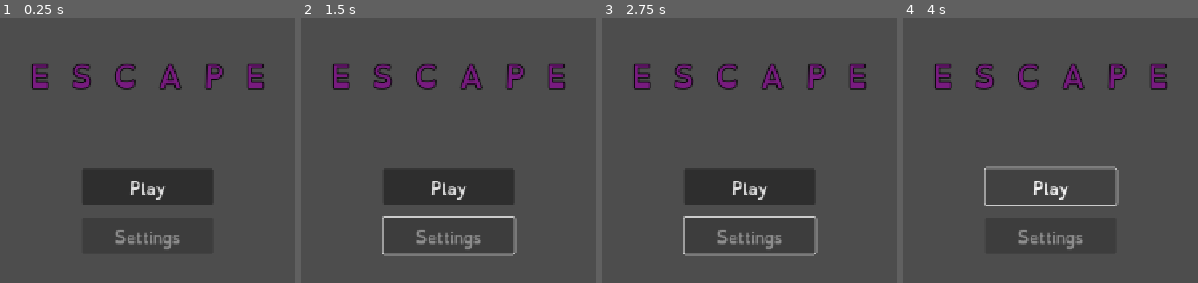
Above: before the commit, frames 1-4 (left to right).
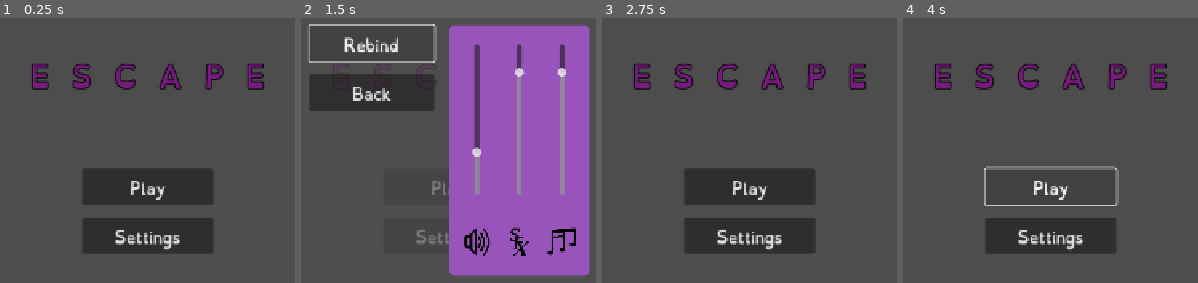
Above: after the commit, the same moments.

Repository: ArtemisMattle/escape
Game: Godot game, scene res://scenes/menu.tscn
The game is run twice, just before and just after one commit, with the same random seed, the same clock (stepped at 60 frames per second) and the same inputs.
Inputs (mouse positions are in pixels of both pictures, inside the frame that each line leads up to):
- Up to frame 1 (0.25 s): no input
- Up to frame 2 (1.5 s): click (448, 235) at 0.5 s, where only the run after the commit has a clickable "Settings"; click (371, 41) at 1.25 s, where only the run after the commit has a clickable "Rebind"
- Up to frame 3 (2.75 s): click (672, 92) at 2 s, where only the run after the commit has a clickable "Back"
- Up to frame 4 (4 s): click "Play" at 2.75 s; click "Play" at 3.5 s

The runs differ from the first frame. In frame 1, 0.5% of the frame differs, in the area x 38-62%, y 80-88%; in frame 2, 53%, in the area x 2-98%, y 2-98%; in frame 3, 1.6%; in frame 4, 0.5%.

Commit message:
settings menu and volume controlls

Diff:
--- a/assets/themes/main_theme.tres
+++ b/assets/themes/main_theme.tres
@@ -6,6 +6,7 @@
 [resource]
 Button/font_sizes/font_size = 24
 Button/fonts/font = ExtResource("1_3f3va")
+HBoxContainer/constants/separation = 24
 Label/colors/font_color = Color(0.469064, 0.105588, 0.499287, 1)
 Label/constants/outline_size = 7
 Label/font_sizes/font_size = 24
--- /dev/null
+++ b/default_bus_layout.tres
@@ -0,0 +1,16 @@
+[gd_resource type="AudioBusLayout" format=3 uid="uid://dykew28ia7f3b"]
+
+[resource]
+bus/0/volume_db = -9.92555
+bus/1/name = &"music"
+bus/1/solo = false
+bus/1/mute = false
+bus/1/bypass_fx = false
+bus/1/volume_db = 0.0
+bus/1/send = &"Master"
+bus/2/name = &"sfx"
+bus/2/solo = false
+bus/2/mute = false
+bus/2/bypass_fx = false
+bus/2/volume_db = 0.0
+bus/2/send = &"Master"
--- a/project.godot
+++ b/project.godot
@@ -14,6 +14,11 @@
 run/main_scene="uid://bq0w0hygnhwwx"
 config/features=PackedStringArray("4.4", "GL Compatibility")
 config/icon="res://icon.svg"
+
+[autoload]
+
+AudioHandler="*res://scripts/audioHandler.gd"
+MusicPlayer="*res://scenes/music_player.tscn"
 
 [display]
 
--- a/scenes/enemies/lumberjack.tscn
+++ b/scenes/enemies/lumberjack.tscn
@@ -709,7 +709,7 @@
 [node name="backleg" type="Bone2D" parent="Skeleton2D/base"]
 position = Vector2(31, -4.99988)
 rotation = 0.534417
-scale = Vector2(0.99986, 0.99986)
+scale = Vector2(0.999859, 0.999859)
 rest = Transform2D(1, 0, 0, 1, 31, -5)
 
 [node name="RemoteTransform2D" type="RemoteTransform2D" parent="Skeleton2D/base/backleg"]
@@ -742,29 +742,29 @@
 modulate = Color(0.585062, 0.585062, 0.585062, 1)
 
 [node name="Foot" type="Sprite2D" parent="sprites/beckleg"]
-position = Vector2(-121.869, -38.963)
-rotation = 0.0274343
+position = Vector2(19.3237, -27.4779)
+rotation = -0.0845368
 scale = Vector2(1.00031, 1.00031)
 texture = ExtResource("3_nl1d6")
 offset = Vector2(20, -216)
 
 [node name="Shin" type="Sprite2D" parent="sprites/beckleg"]
-position = Vector2(4.72955, -147.268)
-rotation = 0.469199
+position = Vector2(84.285, -180.896)
+rotation = 0.00661956
 scale = Vector2(0.999716, 0.999716)
 texture = ExtResource("4_5qet6")
 offset = Vector2(-50, -66)
 
 [node name="Leg" type="Sprite2D" parent="sprites/beckleg"]
-position = Vector2(3.5325, -289.429)
-rotation = 0.835718
-scale = Vector2(0.99986, 0.99986)
+position = Vector2(-1.20375, -294.486)
+rotation = 0.198972
+scale = Vector2(0.999859, 0.999859)
 texture = ExtResource("5_tbmx0")
 offset = Vector2(60, 31)
 
 [node name="Body" type="Sprite2D" parent="sprites"]
-position = Vector2(3.5325, -290.429)
-rotation = -0.0137695
+position = Vector2(-1.20376, -295.486)
+rotation = -0.0126191
 scale = Vector2(0.999771, 0.999771)
 texture = ExtResource("2_828dv")
 offset = Vector2(60, 31)
@@ -787,22 +787,22 @@
 offset = Vector2(-98, 80)
 
 [node name="Foot" type="Sprite2D" parent="sprites"]
-position = Vector2(72.6262, -34.8096)
-rotation = 0.00747951
+position = Vector2(-71.9563, -74.8174)
+rotation = 0.0263212
 scale = Vector2(1.00885, 1.00885)
 texture = ExtResource("3_nl1d6")
 offset = Vector2(20, -216)
 
 [node name="Shin" type="Sprite2D" parent="sprites"]
-position = Vector2(114.453, -195.529)
-rotation = -0.139302
+position = Vector2(66.8098, -166.055)
+rotation = 0.595271
 scale = Vector2(0.999676, 0.999676)
 texture = ExtResource("4_5qet6")
 offset = Vector2(-50, -66)
 
 [node name="Leg" type="Sprite2D" parent="sprites"]
-position = Vector2(3.53252, -289.429)
-rotation = -0.0230489
+position = Vector2(-1.20374, -294.486)
+rotation = 0.358237
 scale = Vector2(0.999839, 0.999839)
 texture = ExtResource("5_tbmx0")
 offset = Vector2(60, 31)
--- a/scenes/menu.tscn
+++ b/scenes/menu.tscn
@@ -1,8 +1,11 @@
-[gd_scene load_steps=2 format=3 uid="uid://bq0w0hygnhwwx"]
+[gd_scene load_steps=4 format=3 uid="uid://bq0w0hygnhwwx"]
 
+[ext_resource type="Script" uid="uid://bpg0j2l6mfdpb" path="res://scripts/menu.gd" id="1_con2f"]
 [ext_resource type="Theme" uid="uid://bftts3ali82xb" path="res://assets/themes/main_theme.tres" id="1_yqeox"]
+[ext_resource type="PackedScene" uid="uid://os3vfshqhret" path="res://scenes/settings.tscn" id="2_vjb58"]
 
 [node name="menu" type="Node2D"]
+script = ExtResource("1_con2f")
 
 [node name="edge" type="MarginContainer" parent="."]
 offset_right = 1280.0
@@ -38,6 +41,10 @@
 custom_minimum_size = Vector2(210, 42)
 layout_mode = 2
 size_flags_horizontal = 4
-disabled = true
 text = "Settings
 "
+
+[node name="Settings" parent="." instance=ExtResource("2_vjb58")]
+visible = false
+
+[connection signal="pressed" from="edge/centerer/stack/settings" to="." method="_on_settings_pressed"]
--- /dev/null
+++ b/scenes/music_player.tscn
@@ -0,0 +1,9 @@
+[gd_scene load_steps=2 format=3 uid="uid://dmaipxij0jctt"]
+
+[ext_resource type="AudioStream" uid="uid://b5uyfvjdggtj4" path="res://assets/audio/Escape Game Loop.mp3" id="1_jxdhu"]
+
+[node name="musicPlayer" type="AudioStreamPlayer"]
+stream = ExtResource("1_jxdhu")
+autoplay = true
+stream_paused = true
+bus = &"music"
--- a/scenes/settings.tscn
+++ b/scenes/settings.tscn
@@ -1,6 +1,11 @@
-[gd_scene load_steps=2 format=3 uid="uid://os3vfshqhret"]
+[gd_scene load_steps=5 format=3 uid="uid://os3vfshqhret"]
 
 [ext_resource type="Theme" uid="uid://bftts3ali82xb" path="res://assets/themes/main_theme.tres" id="1_5p8wc"]
+[ext_resource type="Script" uid="uid://bb5w6ntltxke5" path="res://scripts/settings.gd" id="2_6wm04"]
+[ext_resource type="PackedScene" uid="uid://j4r1mqf56076" path="res://scenes/volume.tscn" id="2_r6d6q"]
+
+[sub_resource type="StyleBoxFlat" id="StyleBoxFlat_6wm04"]
+bg_color = Color(0.309804, 0.309804, 0.309804, 0.698039)
 
 [node name="Settings" type="Control"]
 layout_mode = 3
@@ -10,21 +15,35 @@
 grow_horizontal = 2
 grow_vertical = 2
 theme = ExtResource("1_5p8wc")
+script = ExtResource("2_6wm04")
 
 [node name="CenterContainer" type="CenterContainer" parent="."]
 layout_mode = 0
 offset_right = 1280.0
 offset_bottom = 720.0
 
-[node name="VBoxContainer" type="VBoxContainer" parent="CenterContainer"]
+[node name="background" type="Panel" parent="CenterContainer"]
+custom_minimum_size = Vector2(1000, 600)
+layout_mode = 2
+theme_override_styles/panel = SubResource("StyleBoxFlat_6wm04")
+
+[node name="HBoxContainer" type="HBoxContainer" parent="CenterContainer"]
 layout_mode = 2
 
-[node name="rebind" type="Button" parent="CenterContainer/VBoxContainer"]
+[node name="VBoxContainer" type="VBoxContainer" parent="CenterContainer/HBoxContainer"]
+layout_mode = 2
+
+[node name="rebind" type="Button" parent="CenterContainer/HBoxContainer/VBoxContainer"]
 custom_minimum_size = Vector2(200, 42)
 layout_mode = 2
 text = "Rebind"
 
-[node name="back" type="Button" parent="CenterContainer/VBoxContainer"]
+[node name="back" type="Button" parent="CenterContainer/HBoxContainer/VBoxContainer"]
 custom_minimum_size = Vector2(200, 42)
 layout_mode = 2
 text = "Back"
+
+[node name="volume" parent="CenterContainer/HBoxContainer" instance=ExtResource("2_r6d6q")]
+layout_mode = 2
+
+[connection signal="pressed" from="CenterContainer/HBoxContainer/VBoxContainer/back" to="." method="_on_back_pressed"]
--- a/scenes/test_lvl.tscn
+++ b/scenes/test_lvl.tscn
@@ -1,7 +1,8 @@
-[gd_scene load_steps=9 format=4 uid="uid://c7eyb8qjjplq1"]
+[gd_scene load_steps=10 format=4 uid="uid://c7eyb8qjjplq1"]
 
 [ext_resource type="Texture2D" uid="uid://p7qh24r0183m" path="res://assets/tiles/testTile.png" id="1_n1f72"]
 [ext_resource type="PackedScene" uid="uid://cjd4r0df4v6sa" path="res://scenes/beryl_bubblegum.tscn" id="2_ar2xt"]
+[ext_resource type="Shader" uid="uid://dyd154lg3obsp" path="res://shaders/testCobble.gdshader" id="2_vrbj3"]
 [ext_resource type="Texture2D" uid="uid://b056w8e0ps0cu" path="res://assets/tiles/cobbleTest.png" id="2_xfjps"]
 
 [sub_resource type="TileSetAtlasSource" id="TileSetAtlasSource_xfjps"]
@@ -17,6 +18,7 @@
 sources/0 = SubResource("TileSetAtlasSource_xfjps")
 
 [sub_resource type="ShaderMaterial" id="ShaderMaterial_vrbj3"]
+shader = ExtResource("2_vrbj3")
 
 [sub_resource type="TileSetAtlasSource" id="TileSetAtlasSource_iu4s3"]
 texture = ExtResource("2_xfjps")
--- /dev/null
+++ b/scenes/volume.tscn
@@ -0,0 +1,131 @@
+[gd_scene load_steps=10 format=3 uid="uid://j4r1mqf56076"]
+
+[ext_resource type="Theme" uid="uid://bftts3ali82xb" path="res://assets/themes/main_theme.tres" id="1_mch7p"]
+[ext_resource type="Texture2D" uid="uid://dp6pibeij35ll" path="res://assets/uiElements/soundMaster.png" id="3_gocru"]
+[ext_resource type="Script" uid="uid://ovuhoh17sxno" path="res://scripts/volume.gd" id="3_kniqo"]
+[ext_resource type="Texture2D" uid="uid://l8aau5eghnco" path="res://assets/uiElements/soundMasterMute.png" id="4_wv35w"]
+[ext_resource type="Texture2D" uid="uid://bte04y0h23rjq" path="res://assets/uiElements/soundSFX.png" id="5_1ohds"]
+[ext_resource type="Texture2D" uid="uid://dfaw6gbucwm4c" path="res://assets/uiElements/soundSFXMute.png" id="6_lhf5r"]
+[ext_resource type="Texture2D" uid="uid://hd4s2l712hk7" path="res://assets/uiElements/soundMusic.png" id="7_d5iur"]
+[ext_resource type="Texture2D" uid="uid://drui2qn0od40n" path="res://assets/uiElements/soundMusicMute.png" id="8_fqi84"]
+
+[sub_resource type="StyleBoxFlat" id="StyleBoxFlat_mch7p"]
+bg_color = Color(0.6, 0.329412, 0.737255, 1)
+corner_radius_top_left = 8
+corner_radius_top_right = 8
+corner_radius_bottom_right = 8
+corner_radius_bottom_left = 8
+
+[node name="volume" type="PanelContainer"]
+custom_minimum_size = Vector2(0, 400)
+mouse_filter = 1
+theme = ExtResource("1_mch7p")
+theme_override_styles/panel = SubResource("StyleBoxFlat_mch7p")
+script = ExtResource("3_kniqo")
+
+[node name="volume" type="HBoxContainer" parent="."]
+layout_mode = 2
+theme_override_constants/separation = 20
+
+[node name="spacer" type="Control" parent="volume"]
+layout_mode = 2
+
+[node name="audioMaster" type="VBoxContainer" parent="volume"]
+layout_mode = 2
+
+[node name="masterSpace" type="Container" parent="volume/audioMaster"]
+custom_minimum_size = Vector2(0, 10)
+layout_mode = 2
+
+[node name="volume" type="VSlider" parent="volume/audioMaster" groups=["buttonHover"]]
+layout_mode = 2
+size_flags_horizontal = 1
+size_flags_vertical = 3
+mouse_filter = 1
+max_value = 1.2
+step = 0.001
+value = 1.0
+
+[node name="masterSpace2" type="Container" parent="volume/audioMaster"]
+custom_minimum_size = Vector2(0, 10)
+layout_mode = 2
+
+[node name="masterMute" type="TextureButton" parent="volume/audioMaster"]
+layout_mode = 2
+toggle_mode = true
+texture_normal = ExtResource("3_gocru")
+texture_pressed = ExtResource("4_wv35w")
+
+[node name="masterSpace3" type="Container" parent="volume/audioMaster"]
+custom_minimum_size = Vector2(0, 10)
+layout_mode = 2
+
+[node name="audioSFX" type="VBoxContainer" parent="volume"]
+layout_mode = 2
+
+[node name="sfxSpace" type="Container" parent="volume/audioSFX"]
+custom_minimum_size = Vector2(0, 10)
+layout_mode = 2
+
+[node name="volume" type="VSlider" parent="volume/audioSFX" groups=["buttonHover"]]
+layout_mode = 2
+size_flags_horizontal = 1
+size_flags_vertical = 3
+mouse_filter = 1
+max_value = 1.2
+step = 0.001
+value = 1.0
+
+[node name="sfxSpace2" type="Container" parent="volume/audioSFX"]
+custom_minimum_size = Vector2(0, 10)
+layout_mode = 2
+
+[node name="sfxMute" type="TextureButton" parent="volume/audioSFX"]
+layout_mode = 2
+toggle_mode = true
+texture_normal = ExtResource("5_1ohds")
+texture_pressed = ExtResource("6_lhf5r")
+
+[node name="sfxSpace3" type="Container" parent="volume/audioSFX"]
+custom_minimum_size = Vector2(0, 10)
+layout_mode = 2
+
+[node name="audioMusic" type="VBoxContainer" parent="volume"]
+layout_mode = 2
+
+[node name="musicSpace" type="Container" parent="volume/audioMusic"]
+custom_minimum_size = Vector2(0, 10)
+layout_mode = 2
+
+[node name="volume" type="VSlider" parent="volume/audioMusic" groups=["buttonHover"]]
+layout_mode = 2
+size_flags_horizontal = 1
+size_flags_vertical = 3
+mouse_filter = 1
+max_value = 1.2
+step = 0.001
+value = 1.0
+
+[node name="musicSpace2" type="Container" parent="volume/audioMusic"]
+custom_minimum_size = Vector2(0, 10)
+layout_mode = 2
+
+[node name="musicMute" type="TextureButton" parent="volume/audioMusic"]
+layout_mode = 2
+toggle_mode = true
+texture_normal = ExtResource("7_d5iur")
+texture_pressed = ExtResource("8_fqi84")
+
+[node name="musicSpace3" type="Container" parent="volume/audioMusic"]
+custom_minimum_size = Vector2(0, 10)
+layout_mode = 2
+
+[node name="spacer2" type="Control" parent="volume"]
+layout_mode = 2
+
+[connection signal="value_changed" from="volume/audioMaster/volume" to="." method="_on_master_value_changed"]
+[connection signal="toggled" from="volume/audioMaster/masterMute" to="." method="_on_masterMute_toggled"]
+[connection signal="value_changed" from="volume/audioSFX/volume" to="." method="_on_sfx_value_changed"]
+[connection signal="toggled" from="volume/audioSFX/sfxMute" to="." method="_on_sfxMute_toggled"]
+[connection signal="value_changed" from="volume/audioMusic/volume" to="." method="_on_music_value_changed"]
+[connection signal="toggled" from="volume/audioMusic/musicMute" to="." method="_on_musicMute_toggled"]
--- /dev/null
+++ b/scripts/menu.gd
@@ -0,0 +1,7 @@
+extends Node2D
+
+@onready var settings: Control = $Settings
+
+
+func _on_settings_pressed() -> void:
+	settings.visible = true
--- /dev/null
+++ b/scripts/settings.gd
@@ -0,0 +1,5 @@
+extends Control
+
+
+func _on_back_pressed() -> void:
+	visible = false
--- /dev/null
+++ b/scripts/volume.gd
@@ -0,0 +1,36 @@
+extends PanelContainer
+
+var busses: Dictionary = {"Master" = 0, "music" = 0, "sfx" = 0}
+
+@onready var volume: Array[VSlider] = [$volume/audioMaster/volume, $volume/audioSFX/volume, $volume/audioMusic/volume]
+
+func _ready() -> void:
+	for i: String in busses:
+		busses[i] = AudioServer.get_bus_index(i)
+	volume[0].value = db_to_linear(AudioServer.get_bus_volume_db(busses["Master"]))
+	volume[1].value = db_to_linear(AudioServer.get_bus_volume_db(busses["sfx"]))
+	volume[2].value = db_to_linear(AudioServer.get_bus_volume_db(busses["music"]))
+	$volume/audioMaster/masterMute.button_pressed = AudioServer.is_bus_mute(busses["Master"])
+	$volume/audioSFX/sfxMute.button_pressed = AudioServer.is_bus_mute(busses["sfx"])
+	$volume/audioMusic/musicMute.button_pressed = AudioServer.is_bus_mute(busses["music"])
+
+func _on_master_value_changed(value: float) -> void:
+	AudioServer.set_bus_volume_db(busses["Master"], linear_to_db(value))
+
+func _on_sfx_value_changed(value: float) -> void:
+	AudioServer.set_bus_volume_db(busses["sfx"], linear_to_db(value))
+
+func _on_music_value_changed(value: float) -> void:
+	AudioServer.set_bus_volume_db(busses["music"], linear_to_db(value))
+
+func _on_masterMute_toggled(toggled_on: bool) -> void:
+	volume[0].editable = not toggled_on
+	AudioServer.set_bus_mute(busses["Master"], toggled_on)
+
+func _on_sfxMute_toggled(toggled_on: bool) -> void:
+	volume[1].editable = not toggled_on
+	AudioServer.set_bus_mute(busses["sfx"], toggled_on)
+
+func _on_musicMute_toggled(toggled_on: bool) -> void:
+	volume[2].editable = not toggled_on
+	AudioServer.set_bus_mute(busses["music"], toggled_on)
Binary file added: assets/uiElements/soundMaster.png
Not shown, added: assets/uiElements/soundMaster.png.import
Binary file added: assets/uiElements/soundMasterMute.png
Not shown, added: assets/uiElements/soundMasterMute.png.import
Binary file added: assets/uiElements/soundMusic.png
Not shown, added: assets/uiElements/soundMusic.png.import
Binary file added: assets/uiElements/soundMusicMute.png
Not shown, added: assets/uiElements/soundMusicMute.png.import
Binary file added: assets/uiElements/soundSFX.png
Not shown, added: assets/uiElements/soundSFX.png.import
Binary file added: assets/uiElements/soundSFXMute.png
Not shown, added: assets/uiElements/soundSFXMute.png.import
(and 3 more such lines)
